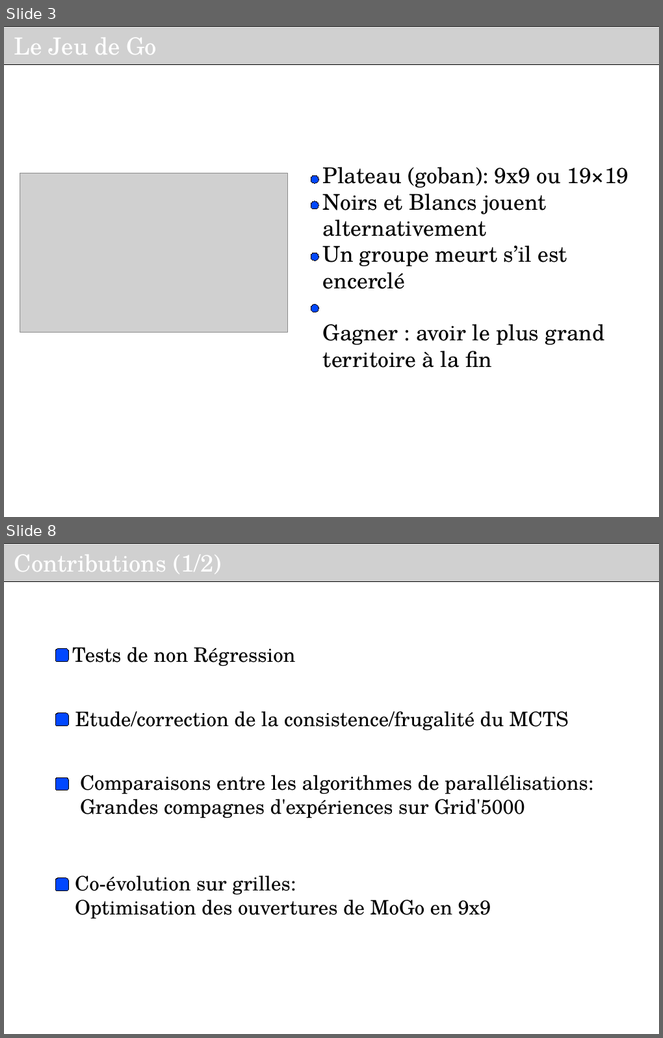
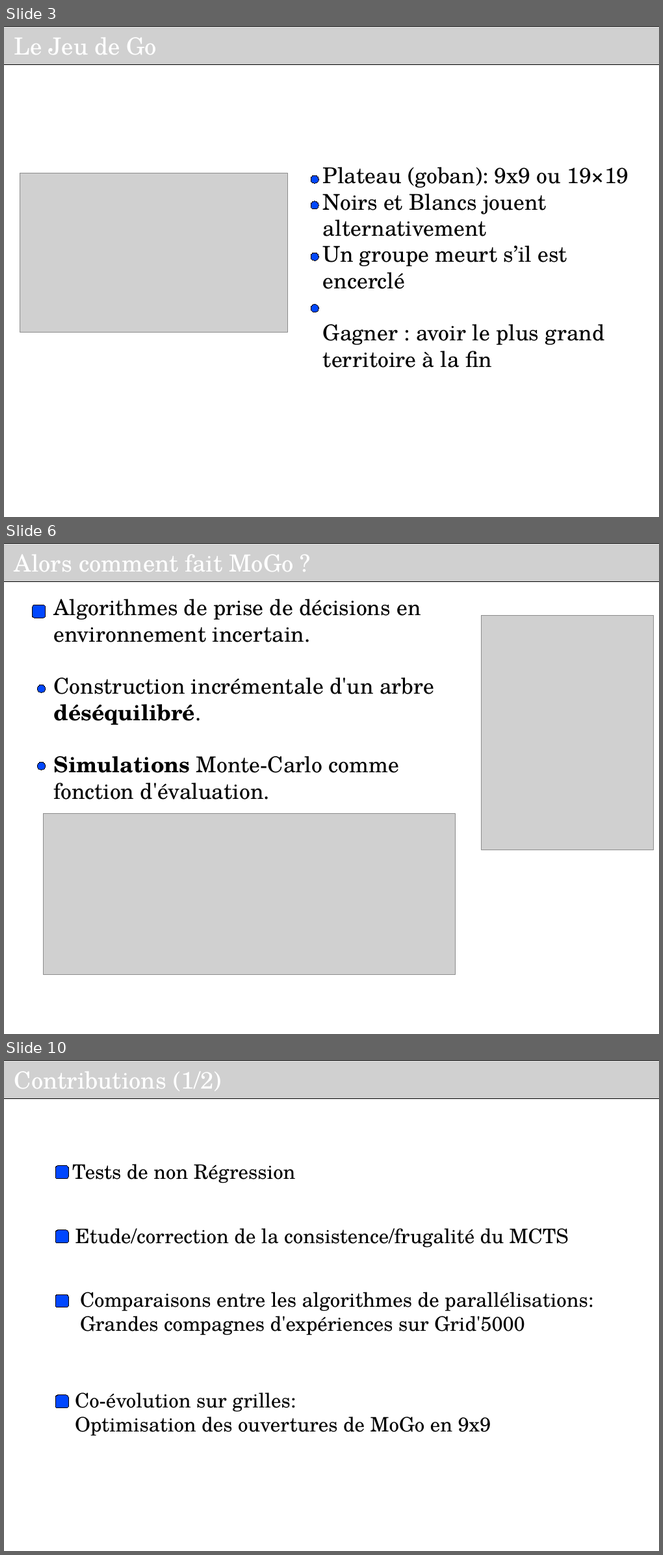
Before and after one commit to haspeleo/Android-Dev, a slide deck: MCTS/Soutenance_INRIA_V2.odp. Shown one above the other, each under a label of ours: slides 3 and 8 before the commit, slides 3, 6 and 10 after it; the slides between them are not shown. The pictures are 663x1038 and 663x1555 pixels, drawn with LibreOffice and Linux fonts; fonts in the diff are those of the drawing; grey boxes stand for pictures; background and template pictures are left out. Boxes give left, top, right and bottom in pixels: in the first picture for what was removed or moved away, otherwise in the second. Text is boxed around its words. In the diff, an @@ line names an element or a change of style, - is before the commit and + after.

```diff
--- a/MCTS/Soutenance_INRIA_V2.odp
+++ b/MCTS/Soutenance_INRIA_V2.odp
@@ slide 6 added at bbox=[4, 543, 659, 1034], background #FFFFFF @@
@@ picture added at bbox=[4, 543, 659, 581], 26 pt, text #FFFFFF @@
+Alors comment fait MoGo ?
@@ text added at bbox=[54, 599, 434, 800], 24 pt, text #000000 @@
+Algorithmes de prise de décisions en environnement incertain.
+Construction incrémentale d'un arbre déséquilibré.
+Simulations Monte-Carlo comme fonction d'évaluation.
@@ rounded rectangle added at bbox=[32, 605, 46, 618], fill #0047FF, outline #000000 0 pt @@
@@ picture added at bbox=[481, 615, 654, 850] @@
@@ rounded rectangle added at bbox=[37, 685, 46, 693], fill #0047FF, outline #000000 0 pt @@
@@ rounded rectangle added at bbox=[37, 763, 46, 771], fill #0047FF, outline #000000 0 pt @@
@@ picture added at bbox=[43, 813, 456, 975] @@
@@ what was slide 8 is now slide 10 @@
```
Also in this commit, not shown: 10 slides changed, 3 other slides added, 1 slide removed, 1 other file.
